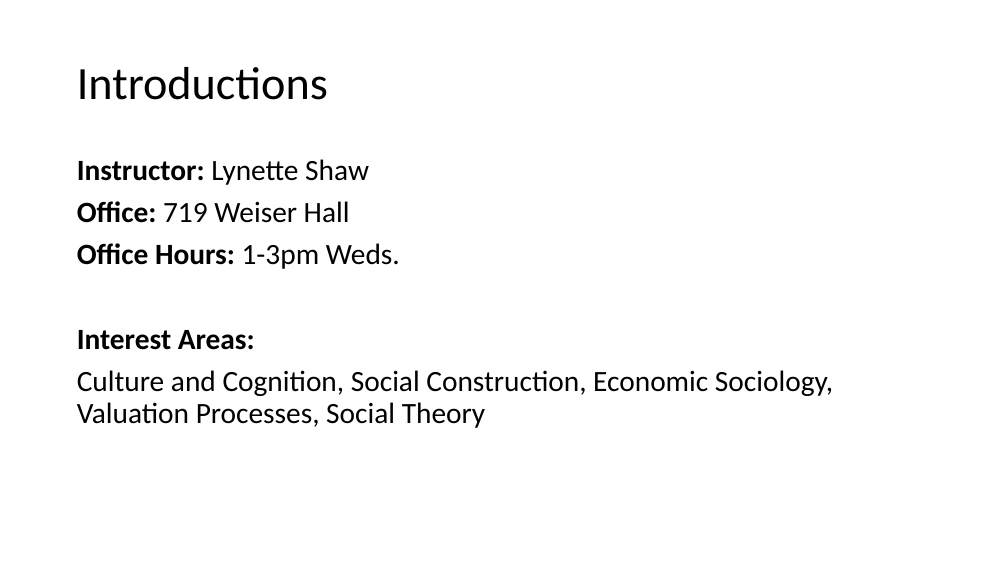
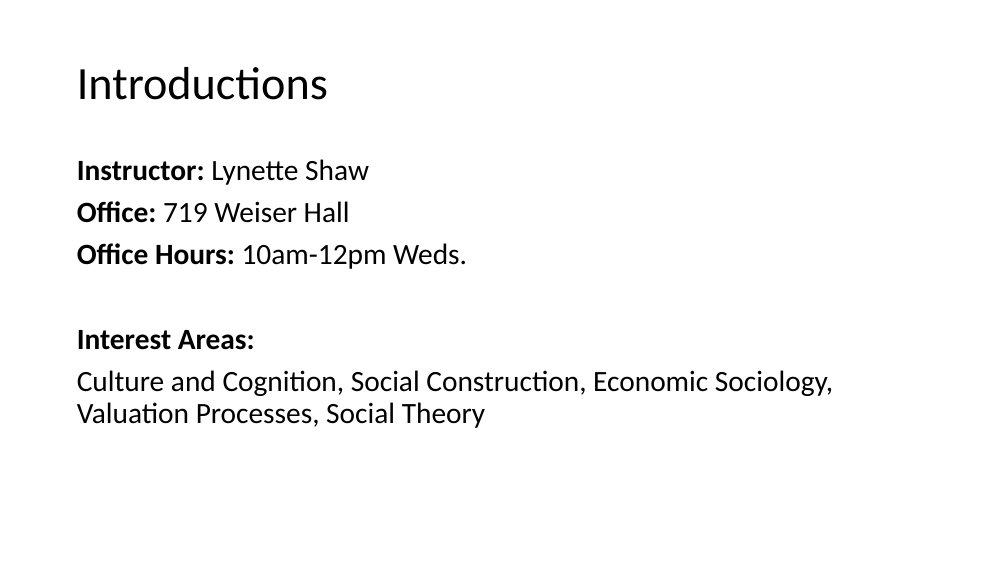
Before and after one commit to lynetteshaw/cscs-530-wi2018, a slide deck: slide 3 of Slides/1_4_2018_Intro.pptx. Drawn at 1008x567 pixels with LibreOffice and Linux fonts; fonts in the diff are those of the drawing. Boxes give left, top, right and bottom in pixels: in the first picture for what was removed or moved away, otherwise in the second. Text is boxed around its words. In the diff, an @@ line names an element or a change of style, - is before the commit and + after.

```diff
--- a/Slides/1_4_2018_Intro.pptx
+++ b/Slides/1_4_2018_Intro.pptx
@@ text at (77, 243, 467, 269): text changed; bold off @@
-Office Hours: 1-3pm Weds.
+Office Hours: 10am-12pm Weds.
```
